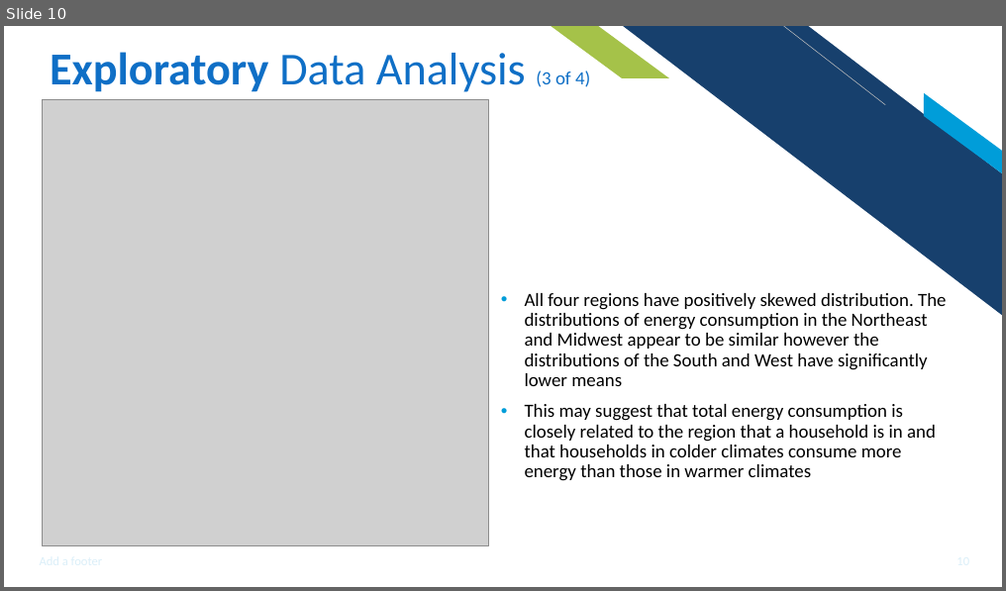
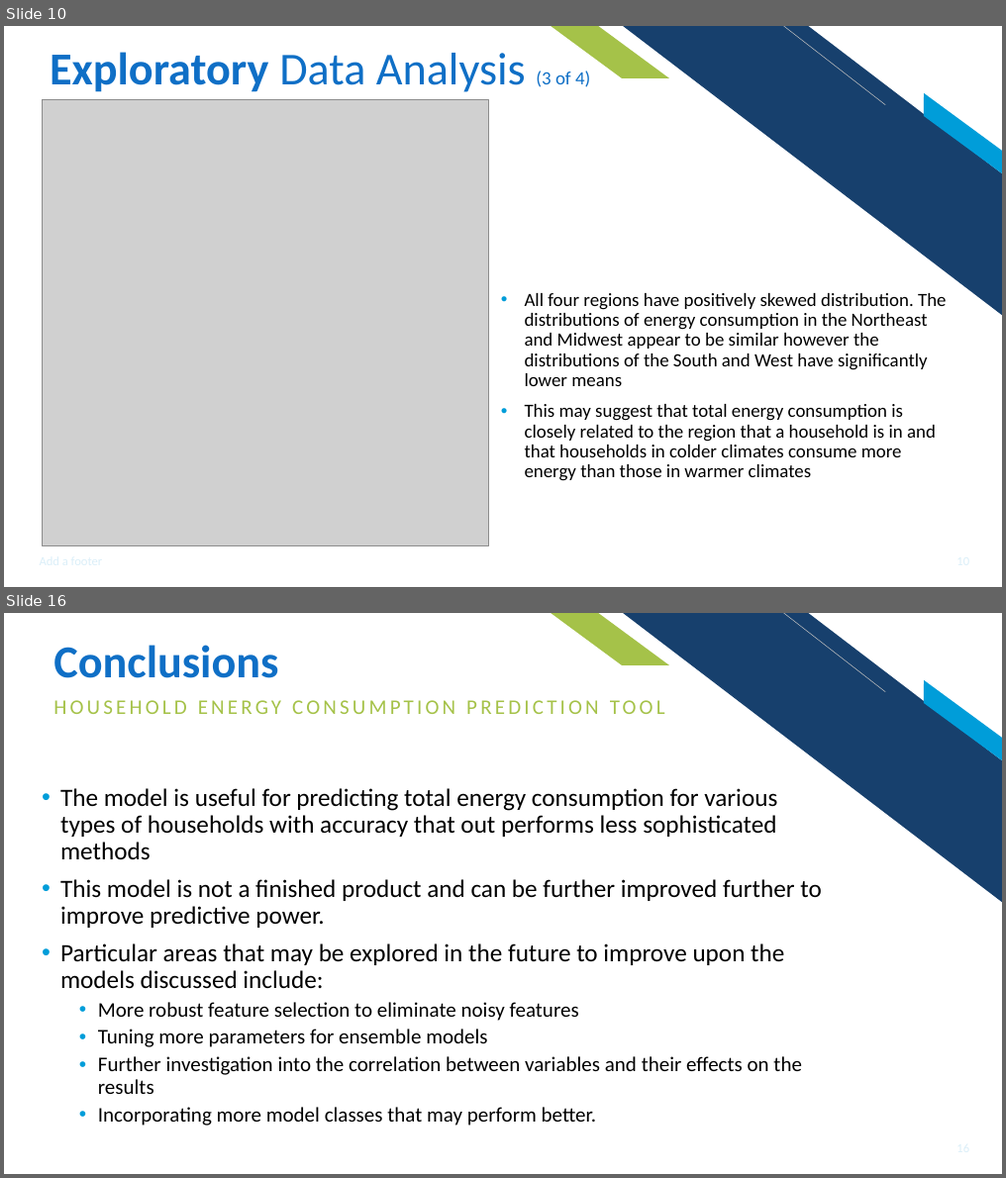
Before and after one commit to ishareef7/Springboard, a slide deck: Capstone1/Capstone1_Reports/Capstone1_Presentation.pptx. Shown one above the other, each under a label of ours: slide 10 before the commit, slides 10 and 16 after it; the slides between them are not shown. The pictures are 1006x591 and 1006x1178 pixels, drawn with LibreOffice and Linux fonts; fonts in the diff are those of the drawing; grey boxes stand for pictures. Boxes give left, top, right and bottom in pixels: in the first picture for what was removed or moved away, otherwise in the second. Text is boxed around its words. In the diff, an @@ line names an element or a change of style, - is before the commit and + after.

Commit message:
Committing updated predictive model notebooks includeing reorganized files, final report and final presentation

```diff
--- a/Capstone1/Capstone1_Reports/Capstone1_Presentation.pptx
+++ b/Capstone1/Capstone1_Reports/Capstone1_Presentation.pptx
@@ slide 16 added at box(4, 613, 1002, 1174), background #FFFFFF; not listed: 4 template elements that a slide beside it also shows @@
@@ title added at box(54, 645, 278, 678), 44 pt, text #0F6FC6, bold @@
+Conclusions
@@ text added at box(54, 700, 665, 714), 20 pt, text #A5C249 @@
+HOUSEHOLD ENERGY CONSUMPTION PREDICTION TOOL
@@ text added at box(60, 788, 821, 1126), 24 pt, text #000000 @@
+• The model is useful for predicting total energy consumption for various types of households with accuracy that out performs less sophisticated methods
+• This model is not a finished product and can be further improved further to improve predictive power.
+• Particular areas that may be explored in the future to improve upon the models discussed include:
+  • More robust feature selection to eliminate noisy features
+  • Tuning more parameters for ensemble models
+  • Further investigation into the correlation between variables and their effects on the results
+  • Incorporating more model classes that may perform better.
```
Also in this commit, not shown: 5 other slides added, 5 slides removed, 21 other files.
